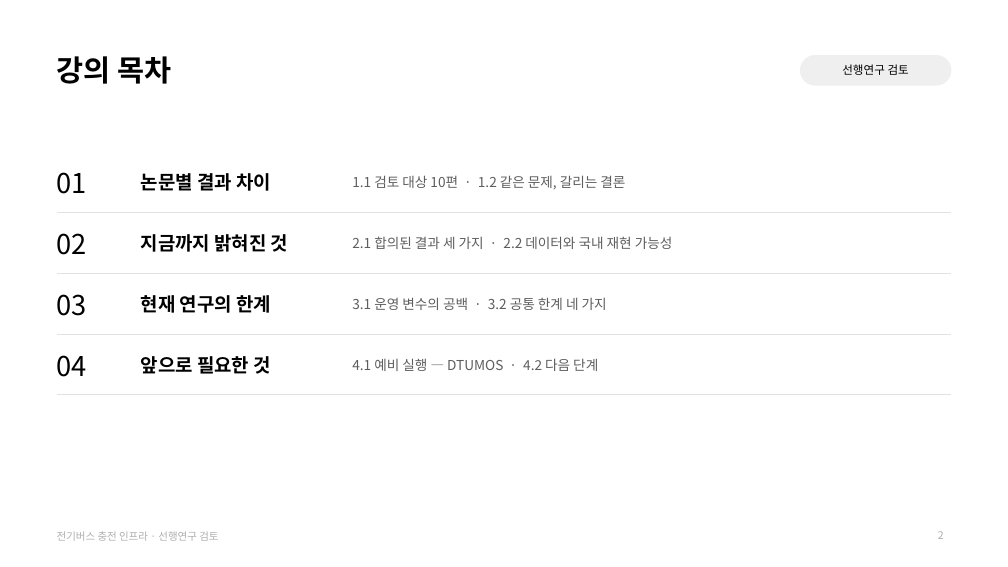
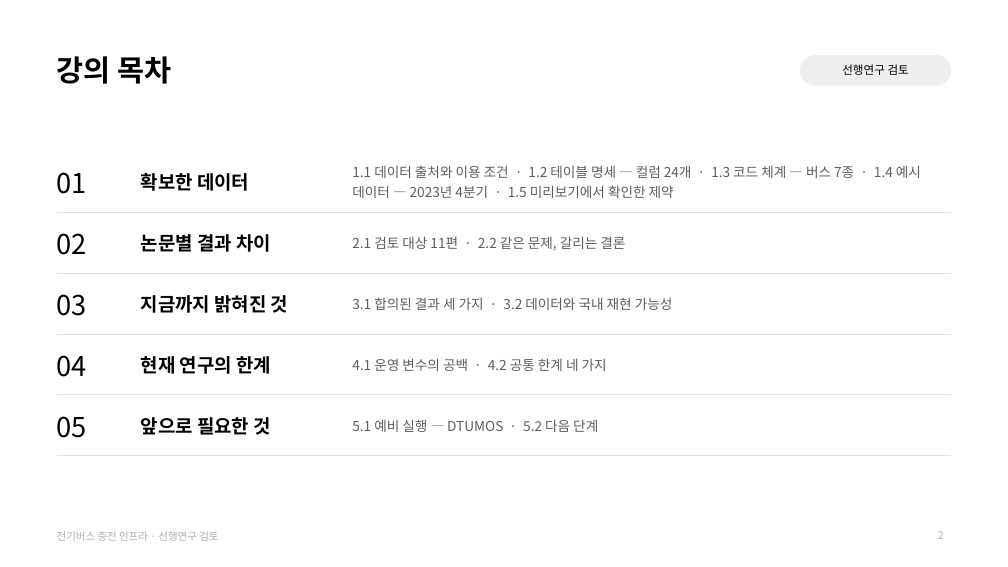
Before and after one commit to jujuwon7/presentation, a slide deck: slide 2 of 전기버스_충전인프라_선행연구_검토.pptx. Drawn at 1008x567 pixels with LibreOffice and Linux fonts; fonts in the diff are those of the drawing. Boxes give left, top, right and bottom in pixels: in the first picture for what was removed or moved away, otherwise in the second. Text is boxed around its words. In the diff, an @@ line names an element or a change of style, - is before the commit and + after.

```diff
--- a/전기버스_충전인프라_선행연구_검토.pptx
+++ b/전기버스_충전인프라_선행연구_검토.pptx
@@ table at (57,151,951,456) @@
-row 1: 01 | 논문별 결과 차이 | 1.1 검토 대상 10편 · 1.2 같은 문제, 갈리는 결론
-row 2: 02 | 지금까지 밝혀진 것 | 2.1 합의된 결과 세 가지 · 2.2 데이터와 국내 재현 가능성
-row 3: 03 | 현재 연구의 한계 | 3.1 운영 변수의 공백 · 3.2 공통 한계 네 가지
-row 4: 04 | 앞으로 필요한 것 | 4.1 예비 실행 — DTUMOS · 4.2 다음 단계
+row 1: 01 | 확보한 데이터 | 1.1 데이터 출처와 이용 조건 · 1.2 테이블 명세 — 컬럼 24개 · 1.3 코드 체계 — 버스 7종 · 1.4 예시 데이터 — 2023년 4분기 · 1.5 미리보기에서 확인한 제약
+row 2: 02 | 논문별 결과 차이 | 2.1 검토 대상 11편 · 2.2 같은 문제, 갈리는 결론
+row 3: 03 | 지금까지 밝혀진 것 | 3.1 합의된 결과 세 가지 · 3.2 데이터와 국내 재현 가능성
+row 4: 04 | 현재 연구의 한계 | 4.1 운영 변수의 공백 · 4.2 공통 한계 네 가지
+row 5: 05 | 앞으로 필요한 것 | 5.1 예비 실행 — DTUMOS · 5.2 다음 단계
```
Also in this commit, not shown: 13 other slides changed, 6 slides added.
